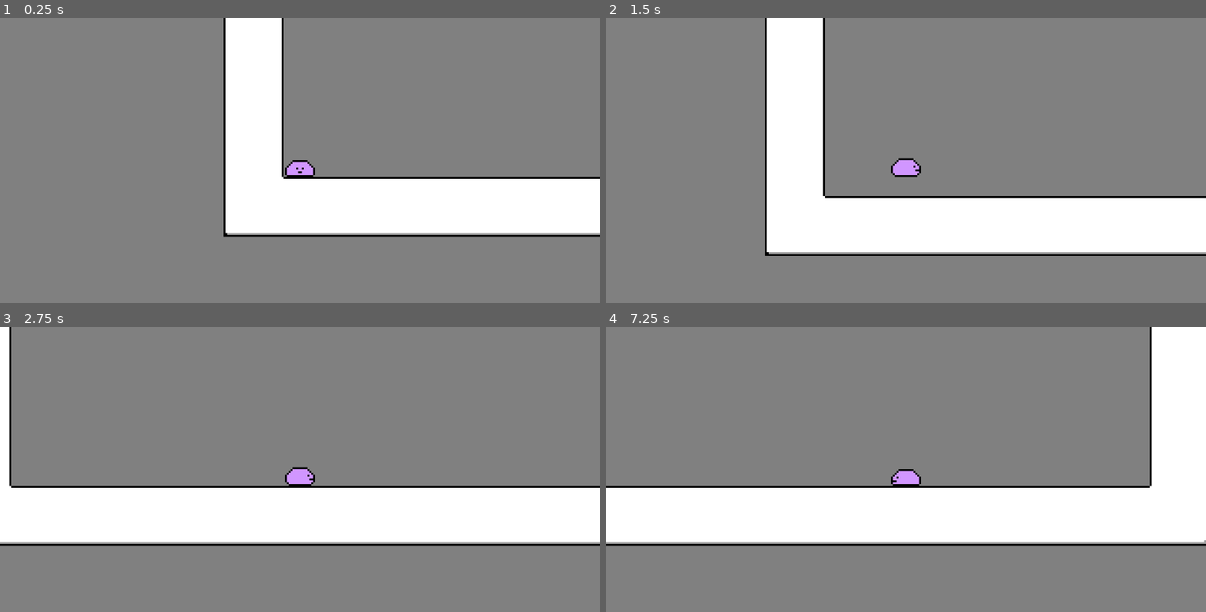
Above: before the commit, frames 1-4 (two rows, left to right).
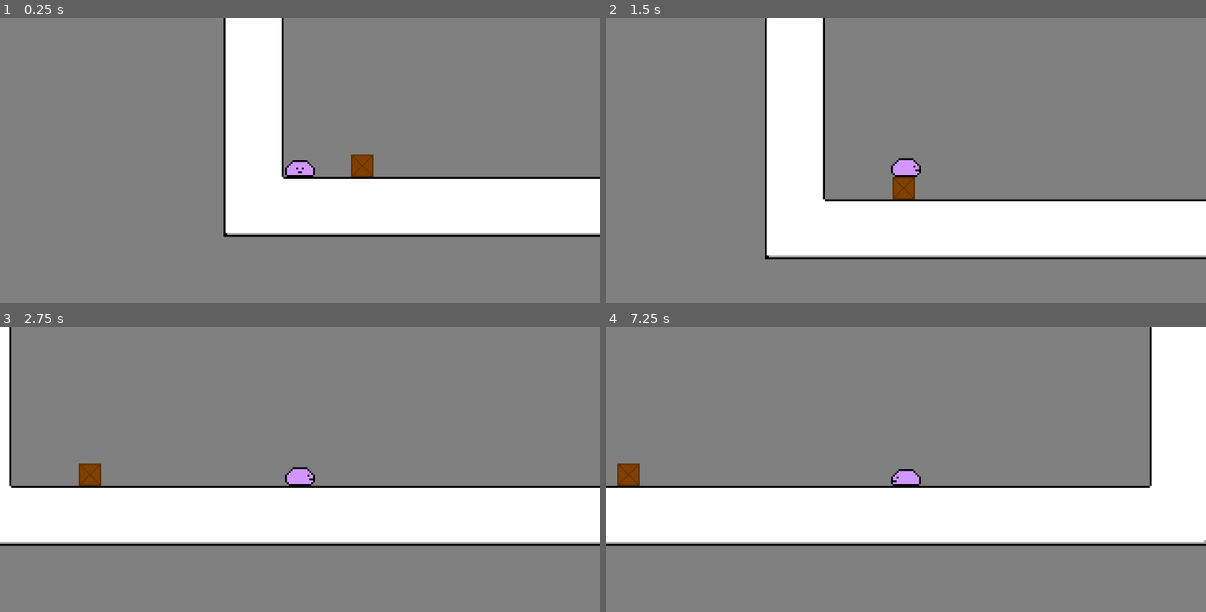
Above: after the commit, the same moments.

Repository: gabeschrock/frictionless
Game: Godot game, scene res://levels/level_5.tscn
Same seed, same stepped clock (60 frames per second), same inputs: the game is played once before the commit and once after it. This scene is started directly instead of the project's main scene.
Inputs:
- Up to frame 1 (0.25 s): no input
- Up to frame 2 (1.5 s): tap Enter at 0.5 s; hold Right (move_right) from 0.53 s (still down); tap Up (jump) at 0.77 s
- Up to frame 3 (2.75 s): tap Up (jump) at 1.52 s; release Right (move_right) at 2.03 s; hold Left (move_left) from 2.03 s (still down)
- Up to frame 4 (7.25 s): release Left (move_left) at 2.78 s; hold Right (move_right) 2.78-4.28 s; tap Up (jump) at 3.02, 3.77, 4.52, 6.02, 6.77 s; hold Left (move_left) 4.28-5.03 s; hold Right (move_right) 5.03-5.78 s; hold Left (move_left) from 5.78 s (still down)

The runs differ from the first frame. In frame 1, 0.3% of the frame differs, in the area x 58-63%, y 47-56%; in frame 2, 3.4%, in the area x 26-100%, y 55-85%; in frame 3, 0.3%; in frame 4, 0.3%.

Commit message:
added buggy pushable box and instanced it in level 5

Diff:
--- /dev/null
+++ b/levels/crate.gd
@@ -0,0 +1,38 @@
+extends CharacterBody2D
+
+
+const SPEED = 300.0
+const JUMP_VELOCITY = -400.0
+
+# Get the gravity from the project settings to be synced with RigidBody nodes.
+var gravity = ProjectSettings.get_setting("physics/2d/default_gravity")
+
+func _physics_process(delta):
+	# Add the gravity.
+	if not is_on_floor():
+		velocity.y += gravity * delta
+
+	move_and_slide()
+
+	if $LeftPush.is_colliding():
+		var collider_velocity = $LeftPush.get_collider().velocity
+		if collider_velocity.x > 0:
+			velocity.x = $LeftPush.get_collider().velocity.x
+
+	if $RightPush.is_colliding():
+		var collider_velocity = $RightPush.get_collider().velocity
+		if collider_velocity.x < 0:
+			velocity.x = $RightPush.get_collider().velocity.x
+
+	#var player = is_hitting_player()
+	#
+	#if player:
+		#velocity.x = player.velocity.x
+		#move_and_slide()
+
+func is_hitting_player():
+	for i in range(get_slide_collision_count()):
+		var collider = get_slide_collision(i).get_collider()
+		if collider is CharacterBody2D:
+			return collider
+	return null
--- /dev/null
+++ b/levels/crate.tscn
@@ -0,0 +1,25 @@
+[gd_scene load_steps=4 format=3 uid="uid://bwhobrwa0g4jl"]
+
+[ext_resource type="Texture2D" uid="uid://bjfjgtiwkbeeb" path="res://assets/crate.png" id="1_5dj1k"]
+[ext_resource type="Script" path="res://levels/crate.gd" id="1_dsj2v"]
+
+[sub_resource type="RectangleShape2D" id="RectangleShape2D_hft15"]
+size = Vector2(48, 48)
+
+[node name="Crate" type="CharacterBody2D"]
+collision_layer = 8
+script = ExtResource("1_dsj2v")
+
+[node name="Sprite2D" type="Sprite2D" parent="."]
+texture_filter = 1
+scale = Vector2(3, 3)
+texture = ExtResource("1_5dj1k")
+
+[node name="CollisionShape2D" type="CollisionShape2D" parent="."]
+shape = SubResource("RectangleShape2D_hft15")
+
+[node name="LeftPush" type="RayCast2D" parent="."]
+target_position = Vector2(-40, 0)
+
+[node name="RightPush" type="RayCast2D" parent="."]
+target_position = Vector2(40, 0)
--- a/levels/level_5.tscn
+++ b/levels/level_5.tscn
@@ -1,6 +1,7 @@
-[gd_scene load_steps=2 format=3 uid="uid://dtl3ykam1y3c4"]
+[gd_scene load_steps=3 format=3 uid="uid://dtl3ykam1y3c4"]
 
 [ext_resource type="PackedScene" uid="uid://cpkp467bjkm38" path="res://levels/level.tscn" id="1_fdxvi"]
+[ext_resource type="PackedScene" uid="uid://bwhobrwa0g4jl" path="res://levels/crate.tscn" id="2_ax1ho"]
 
 [node name="Level5" instance=ExtResource("1_fdxvi")]
 
@@ -9,3 +10,7 @@
 
 [node name="Level" parent="." index="1"]
 layer_0/tile_data = PackedInt32Array(589824, 1, 0, 589825, 1, 0, 589826, 1, 0, 589827, 1, 0, 589828, 1, 0, 589829, 1, 0 …(1711 unchanged characters)…
+
+[node name="Crate" parent="." index="3" instance=ExtResource("2_ax1ho")]
+position = Vector2(168, 456)
+collision_mask = 3
--- a/player.tscn
+++ b/player.tscn
@@ -58,7 +58,7 @@
 height = 64.0
 
 [node name="Player" type="CharacterBody2D"]
-collision_mask = 2
+collision_mask = 10
 script = ExtResource("1_wk7f4")
 
 [node name="AnimatedSprite2D" type="AnimatedSprite2D" parent="."]
--- a/project.godot
+++ b/project.godot
@@ -57,6 +57,7 @@
 2d_physics/layer_1="Player"
 2d_physics/layer_2="World"
 2d_physics/layer_3="Danger"
+2d_physics/layer_4="Kinetic Objects"
 
 [rendering]
 
--- a/resources/default_material.tres
+++ b/resources/default_material.tres
@@ -2,4 +2,3 @@
 
 [resource]
 friction = 0.0
-absorbent = true
Binary file added: assets/crate.png
Not shown, added: assets/crate.png.import
